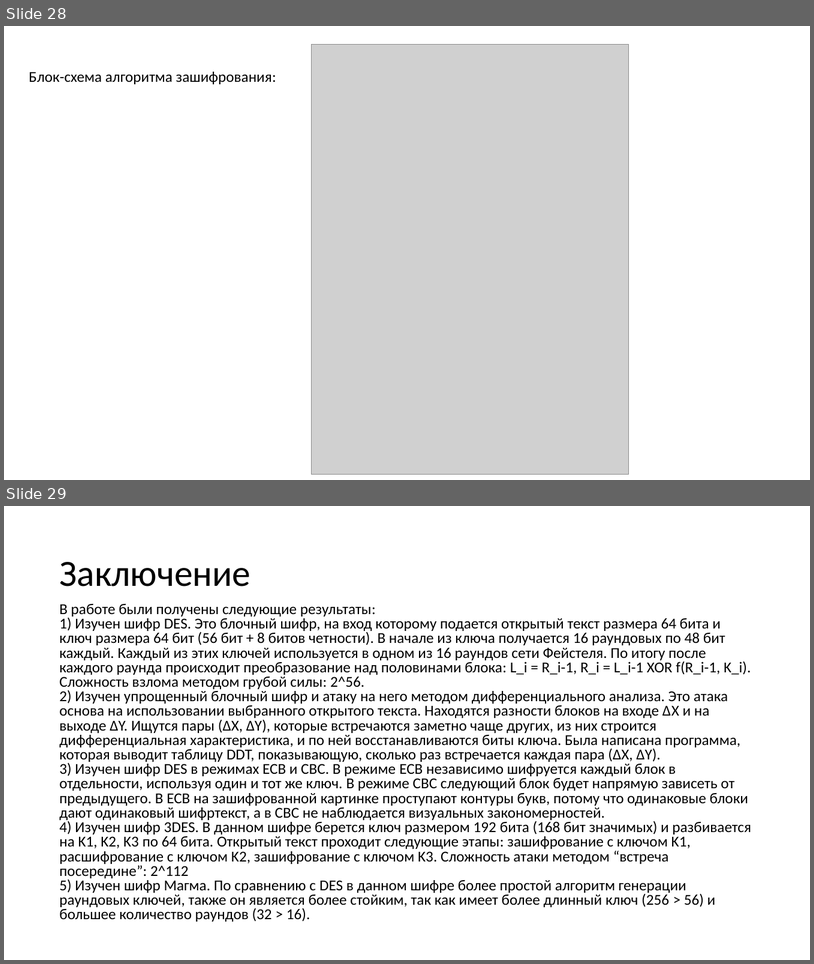
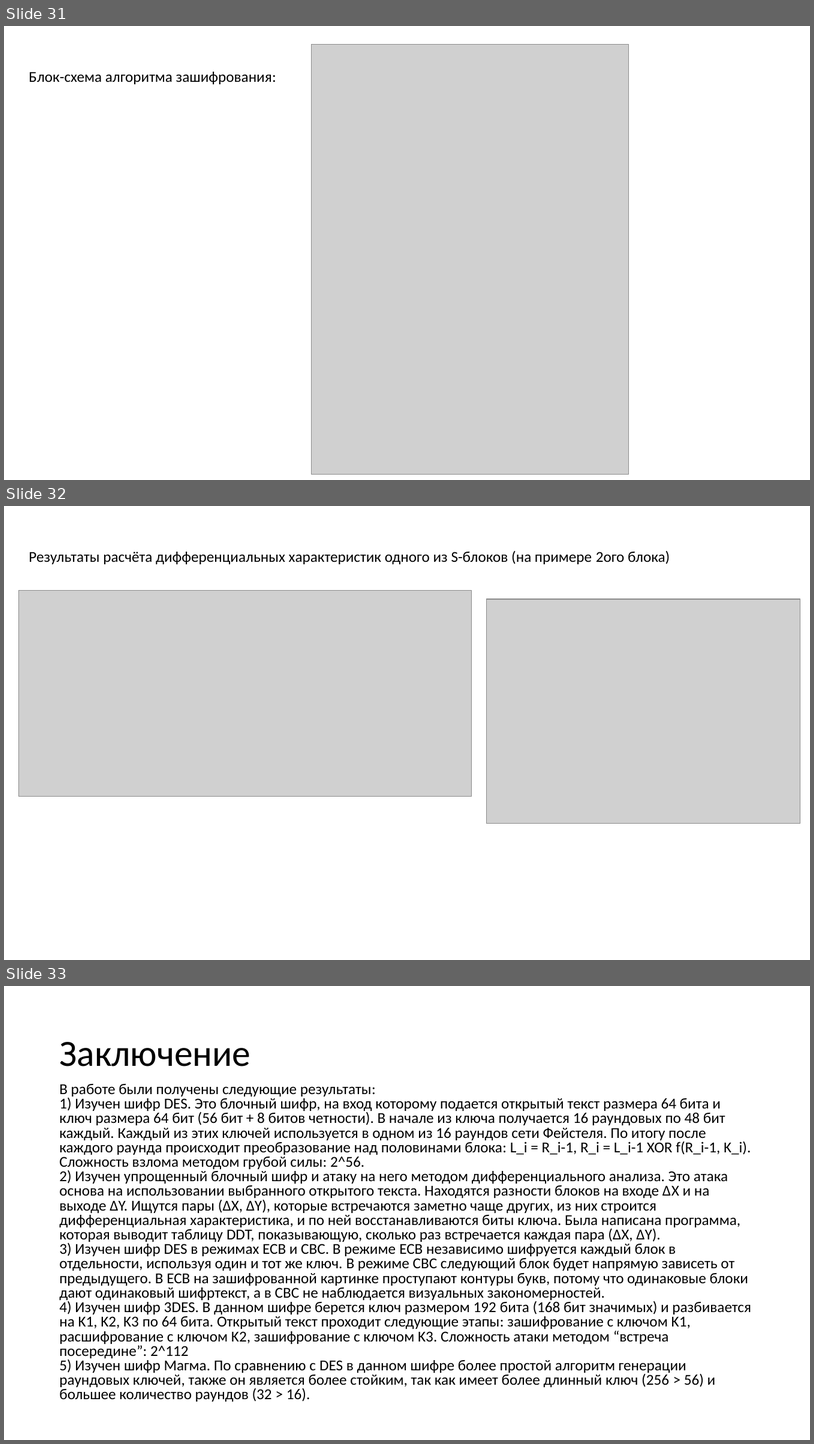
Before and after one commit to Danila-gi/Criptography, a slide deck: 3342ИвановДМЛАБ2.pptx. Shown one above the other, each under a label of ours: slides 28 and 29 before the commit, slides 31, 32 and 33 after it. The pictures are 814x964 and 814x1444 pixels, drawn with LibreOffice and Linux fonts; fonts in the diff are those of the drawing; grey boxes stand for pictures. Boxes give left, top, right and bottom in pixels: in the first picture for what was removed or moved away, otherwise in the second. Text is boxed around its words. In the diff, an @@ line names an element or a change of style, - is before the commit and + after.

```diff
--- a/3342ИвановДМЛАБ2.pptx
+++ b/3342ИвановДМЛАБ2.pptx
@@ slide 32 added at (x1=4, y1=506, x2=810, y2=960), background #FFFFFF @@
@@ text added at (x1=29, y1=550, x2=670, y2=564), 18 pt, text #000000 @@
+Результаты расчёта дифференциальных характеристик одного из S-блоков (на примере 2ого блока)
@@ picture added at (x1=18, y1=590, x2=471, y2=796) @@
@@ picture added at (x1=487, y1=599, x2=801, y2=823) @@
@@ what was slide 28 is now slide 31 @@
@@ what was slide 29 is now slide 33 @@
```
Also in this commit, not shown: 1 slide changed, 3 other slides added.
